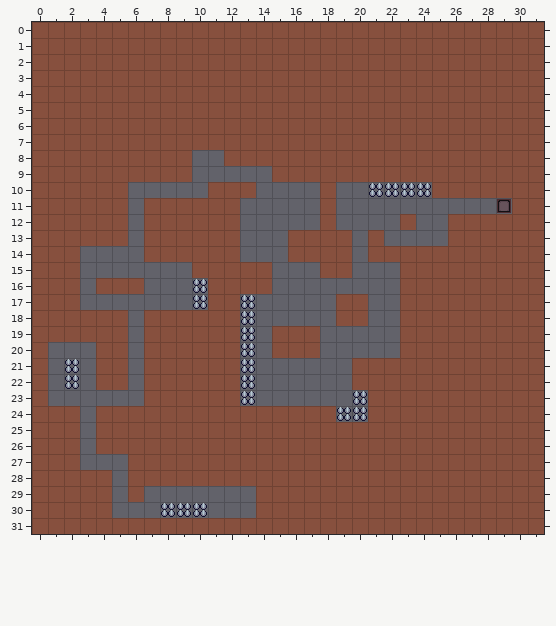
Two states of a Tiled map, assets/maps/nongen/Level2.tmx. Above, as it was before the edit.
Cells are 16x16 px. Shown: x 0..31, y 0..31.
Now the later version:
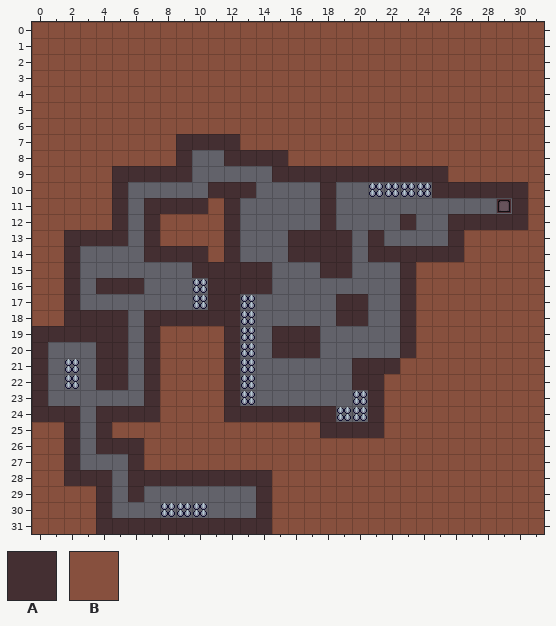
Key: from "Slime All Tiles": A 686, B 1256.
_ is an empty cell, . an unchanged one.
Tiles of an added or newly shown layer are drawn over the layers below it.
The exact change:
--- layer "Tile Layer 1" (removed)
@@ x 0..30 @@
- 7 .........BBBB..................
- 8 .........B..BBBB...............
- 9 .....BBBBB.....BBBBBBBBBBB.....
-10 .....B.....BBB....B......BBBBBB
-11 .....B.BBBB.B.....B...........B
-12 .....B.B....B.....B....B..BBBBB
-13 ..BBBB.B....B...BBBB.B....B....
-14 ..B....BBBB.B...BBBB.BBBBBB....
-15 ..B.......BBBBB...BB...B.......
-16 ..B.BBB....BBBB........B.......
-17 ..B........BB......BB..B.......
-18 ..BBBB.BBBBBB......BB..B.......
-19 BBBBBB.B....B..BBB.....B.......
-20 B...BB.B....B..BBB.....B.......
-21 B...BB.B....B.......BBB........
-22 B...BB.B....B.......BB.........
-23 B......B....B........B.........
-24 BBB.BBBB....BBBBBBB..B.........
-25 ..B.B.............BBBB.........
-26 ..B.BBB........................
-27 ..B...B........................
-28 ..BBB.BBBBBBBBB................
-29 ....B.B.......B................
-30 ....B.........B................
-31 ....BBBBBBBBBBB................
+ 7 .........____..................
+ 8 ........._..____...............
+ 9 ....._____.....___________.....
+10 ....._.....___...._......______
+11 ....._.____._....._..........._
+12 ....._._...._....._...._.._____
+13 ..____._...._...____._...._....
+14 .._....____._...____.______....
+15 .._......._____...__..._.......
+16 .._.___....____........_.......
+17 .._........__......__.._.......
+18 ..____.______......__.._.......
+19 ______._...._..___....._.......
+20 _...__._...._..___....._.......
+21 _...__._...._.......___........
+22 _...__._...._.......__.........
+23 _......_...._........_.........
+24 ___.____...._______.._.........
+25 .._._.............____.........
+26 .._.___........................
+27 .._..._........................
+28 ..___._________................
+29 ...._._......._................
+30 ...._........._................
+31 ....___________................
--- layer "Art" (added)
@@ x 0..30 @@
- 7 .........____..................
- 8 ........._..____...............
- 9 ....._____.....___________.....
-10 ....._.....___...._......______
-11 ....._.____._....._..........._
-12 ....._._...._....._...._.._____
-13 ..____._...._...____._...._....
-14 .._....____._...____.______....
-15 .._......._____...__..._.......
-16 .._.___....____........_.......
-17 .._........__......__.._.......
-18 ..____.______......__.._.......
-19 ______._...._..___....._.......
-20 _...__._...._..___....._.......
-21 _...__._...._.......___........
-22 _...__._...._.......__.........
-23 _......_...._........_.........
-24 ___.____...._______.._.........
-25 .._._.............____.........
-26 .._.___........................
-27 .._..._........................
-28 ..___._________................
-29 ...._._......._................
-30 ...._........._................
-31 ....___________................
+ 7 .........AAAA..................
+ 8 .........A..AAAA...............
+ 9 .....AAAAA.....AAAAAAAAAAA.....
+10 .....A.....AAA....A......AAAAAA
+11 .....A.AAAA.A.....A...........A
+12 .....A.A....A.....A....A..AAAAA
+13 ..AAAA.A....A...AAAA.A....A....
+14 ..A....AAAA.A...AAAA.AAAAAA....
+15 ..A.......AAAAA...AA...A.......
+16 ..A.AAA....AAAA........A.......
+17 ..A........AA......AA..A.......
+18 ..AAAA.AAAAAA......AA..A.......
+19 AAAAAA.A....A..AAA.....A.......
+20 A...AA.A....A..AAA.....A.......
+21 A...AA.A....A.......AAA........
+22 A...AA.A....A.......AA.........
+23 A......A....A........A.........
+24 AAA.AAAA....AAAAAAA..A.........
+25 ..A.A.............AAAA.........
+26 ..A.AAA........................
+27 ..A...A........................
+28 ..AAA.AAAAAAAAA................
+29 ....A.A.......A................
+30 ....A.........A................
+31 ....AAAAAAAAAAA................
